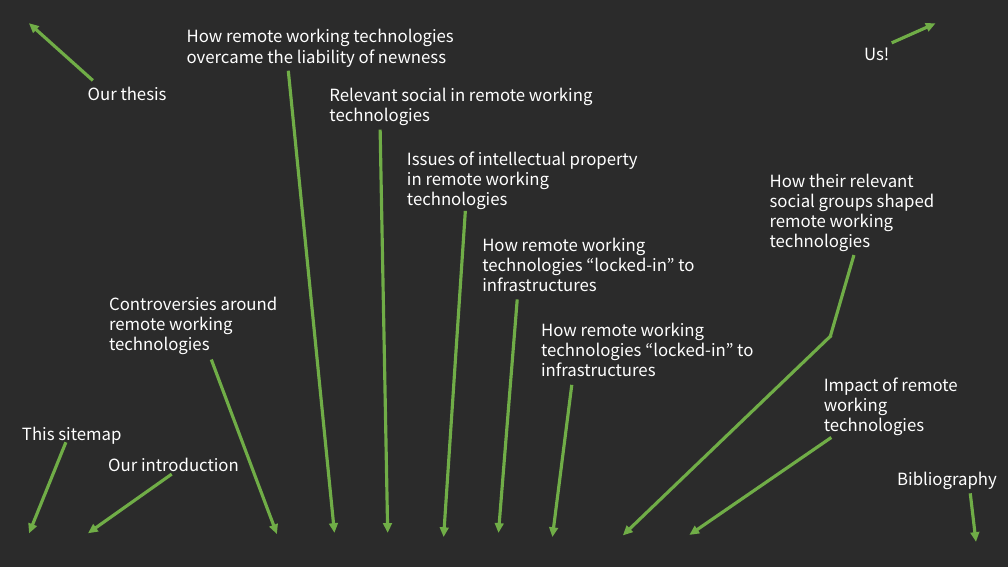
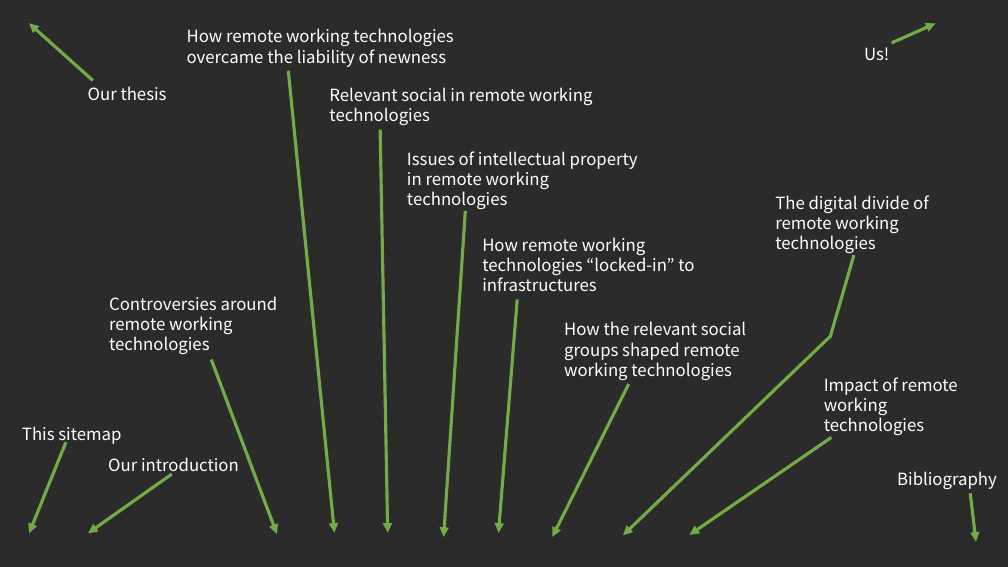
Before and after one commit to remoteworkegr277/remoteworkegr277.github.io, a slide deck: slide 1 of sitemap.pptx. Drawn at 1008x567 pixels with LibreOffice and Linux fonts; fonts in the diff are those of the drawing; background and template pictures are left out; a plain dark background stands for a picture behind light text. Boxes give left, top, right and bottom in pixels: in the first picture for what was removed or moved away, otherwise in the second. Text is boxed around its words. In the diff, an @@ line names an element or a change of style, - is before the commit and + after.

```diff
--- a/sitemap.pptx
+++ b/sitemap.pptx
@@ text at (x1=775, y1=195, x2=929, y2=253): text changed @@
-How their relevant social groups shaped remote working technologies
+The digital divide of remote working technologies
@@ text at (x1=564, y1=321, x2=746, y2=380): text changed @@
-How remote working technologies “locked-in” to infrastructures
+How the relevant social groups shaped remote working technologies
@@ arrow moved from (572, 385) - (553, 537) to (629, 384) - (553, 537) @@
```
